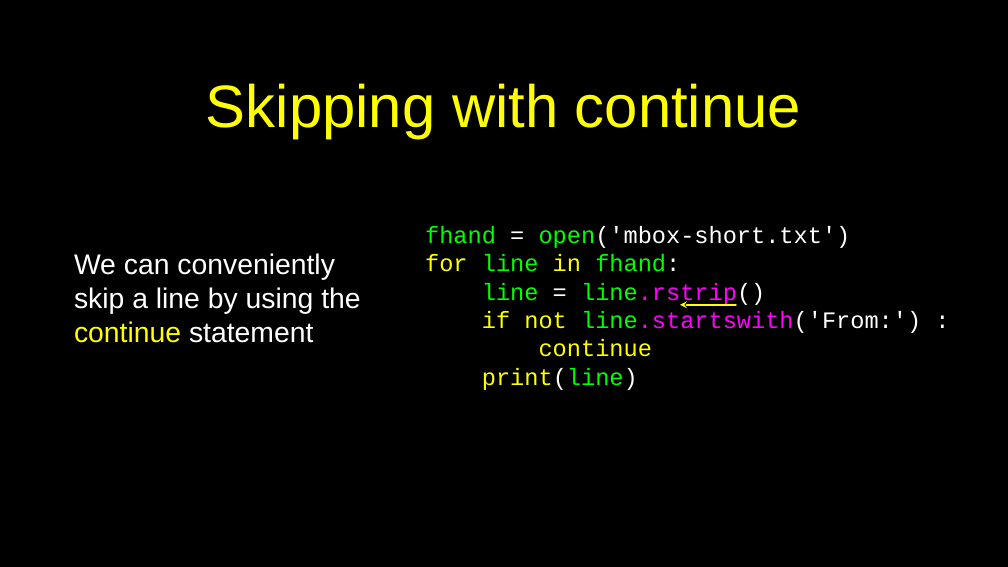
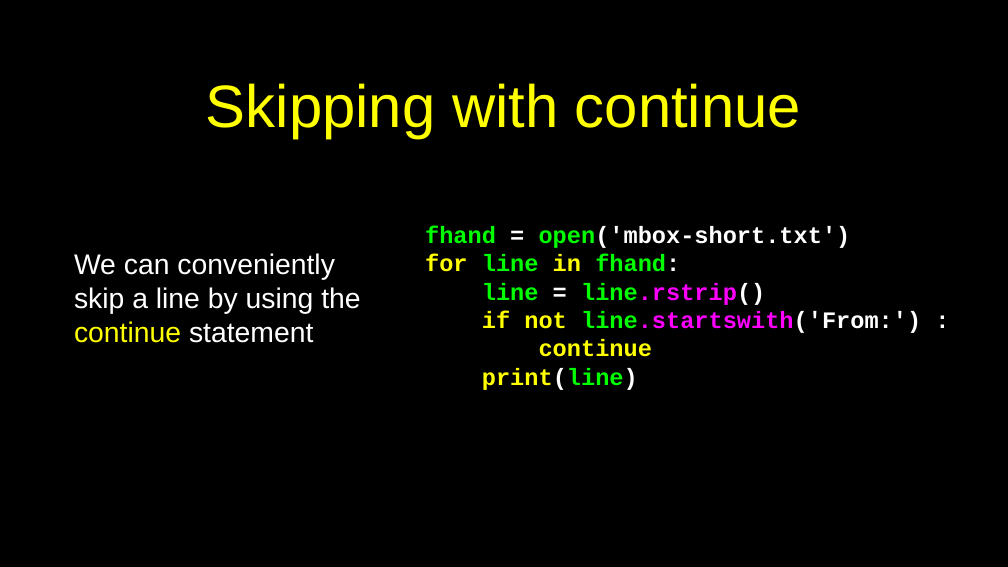
Before and after one commit to csev/py4e, a slide deck: slide 18 of lectures3/Pythonlearn-07-Files.pptx. Drawn at 1008x567 pixels with LibreOffice and Linux fonts; fonts in the diff are those of the drawing. Boxes give left, top, right and bottom in pixels: in the first picture for what was removed or moved away, otherwise in the second. Text is boxed around its words. In the diff, an @@ line names an element or a change of style, - is before the commit and + after.

```diff
--- a/lectures3/Pythonlearn-07-Files.pptx
+++ b/lectures3/Pythonlearn-07-Files.pptx
@@ text "fhand = open('mbox-short.txt')" at box(425, 226, 921, 390): bold on @@
@@ arrow removed from (736, 305) to (680, 305) @@
```
Also in this commit, not shown: 16 other slides changed, 4 other files.
